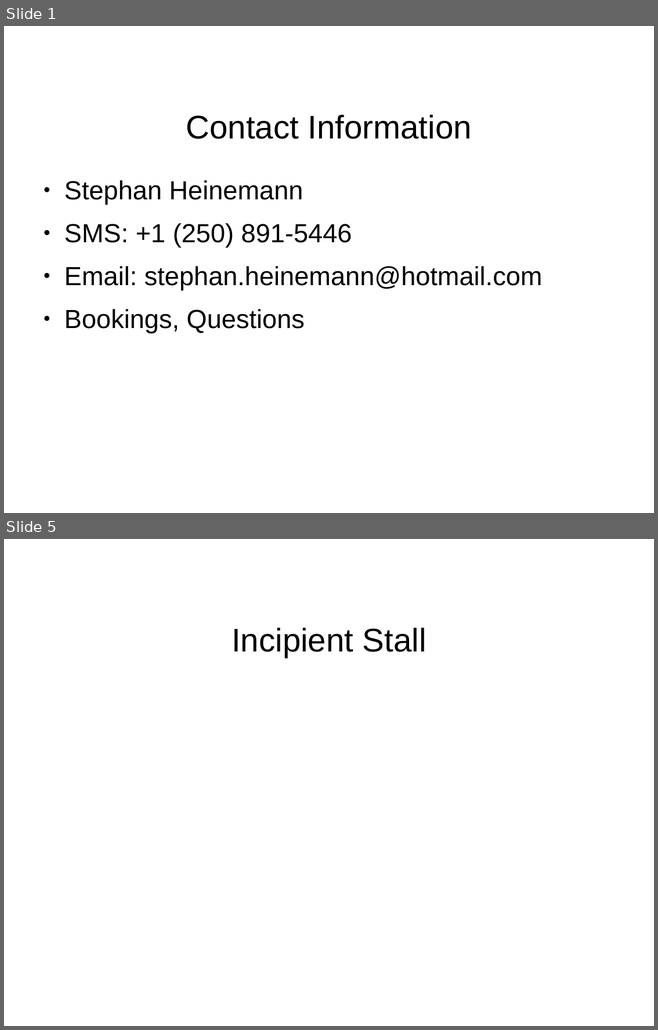
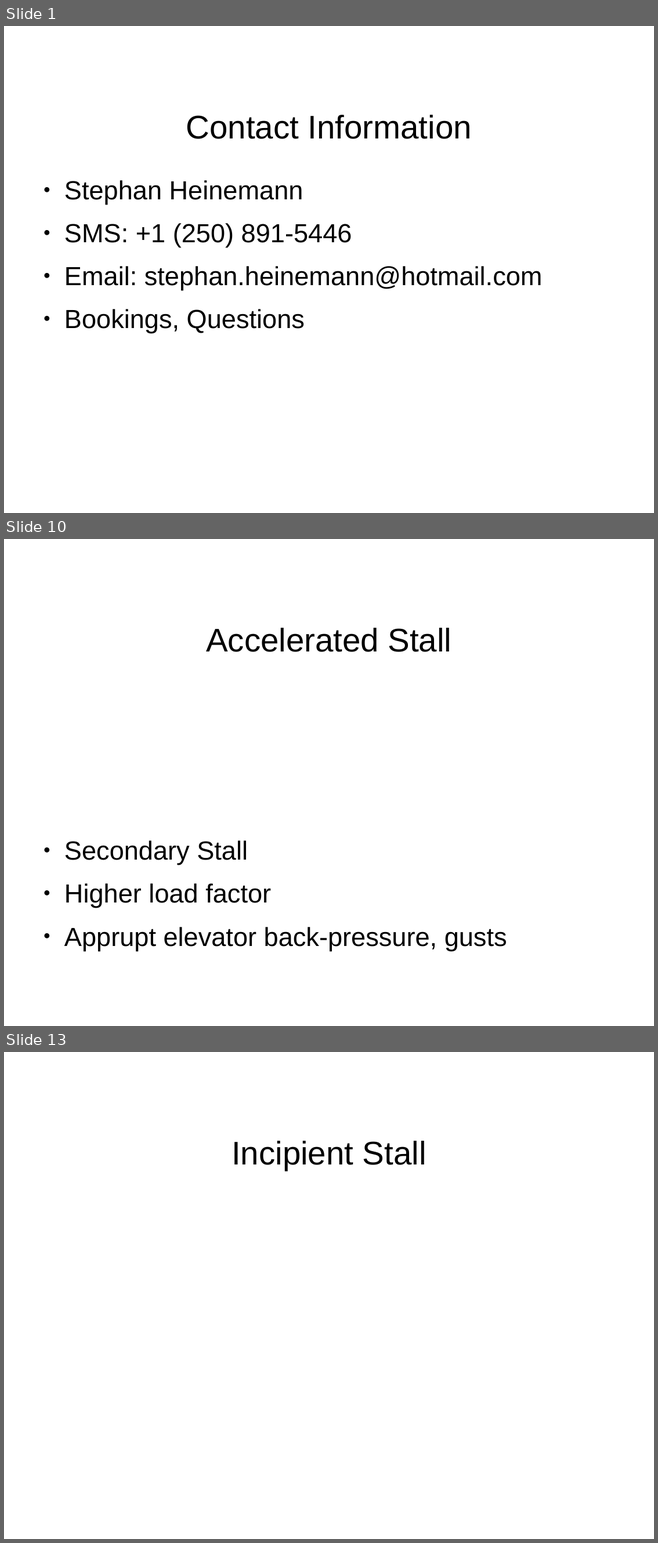
Before and after one commit to stephanheinemann/flight, a slide deck: FI/Stalls/Stalls.odp. Shown one above the other, each under a label of ours: slides 1 and 5 before the commit, slides 1, 10 and 13 after it; the slides between them are not shown. The pictures are 658x1030 and 658x1543 pixels, drawn with LibreOffice and Linux fonts; fonts in the diff are those of the drawing; background and template pictures are left out. Boxes give left, top, right and bottom in pixels: in the first picture for what was removed or moved away, otherwise in the second. Text is boxed around its words. In the diff, an @@ line names an element or a change of style, - is before the commit and + after.

Commit message:
added initial stall presentation

```diff
--- a/FI/Stalls/Stalls.odp
+++ b/FI/Stalls/Stalls.odp
@@ slide 10 added at bbox=[4, 539, 654, 1026], background #FFFFFF @@
@@ title added at bbox=[206, 628, 452, 652], 40 pt, text #000000 @@
+Accelerated Stall
@@ text added at bbox=[64, 841, 507, 951], 32 pt, text #000000 @@
+● Secondary Stall
+● Higher load factor
+● Apprupt elevator back-pressure, gusts
@@ what was slide 5 is now slide 13 @@
```
Also in this commit, not shown: 3 slides changed, 8 other slides added, 1 slide removed, 2 other files.
